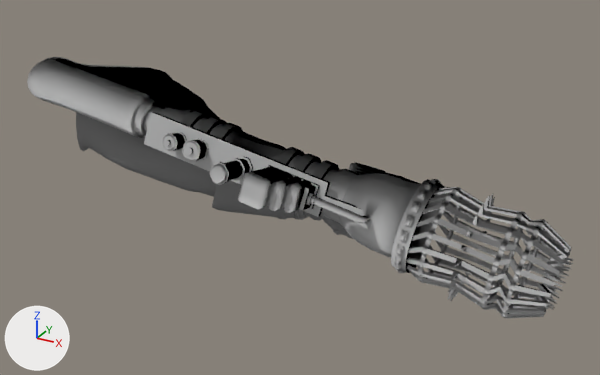
Before and after pictures for a commit that changed the FBX model Assets/Art/Animation/Weapons/GlandGunAnimations/GG_FireAnim.fbx.
Camera for both pictures: a 50 mm lens placed at (0.964, -0.556, 0.718), pointed at (0.199, 0.834, 0.022). Arrows for +X, +Y and +Z are at lower left; the lights stay in place. Where no turn or scale is listed for an object, it has been applied to the vertices.

Objects in the first picture: 'GlandGun', 'RIGHTARMMESH003'.
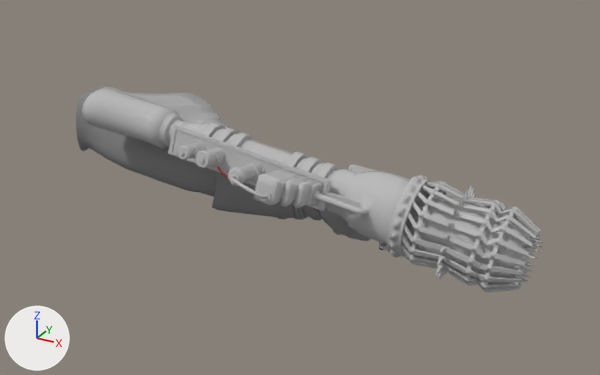
Boxes (x1, y1, x2, y2) around the edits, measured in the pictures (600 x 375 px):
'GlandGun', deleted: before (27, 57, 573, 318)
    faces in mat_material__52 (its picture is missing): (136, 98, 573, 318)
    faces in mat_material__50 (its picture is missing): (27, 57, 386, 179)
'CreatureWeapon', added: after (82, 87, 543, 292)
    faces in mat_material__62 (its picture is missing): (168, 125, 543, 292)
    faces in mat_material__50 (its picture is missing): (82, 87, 379, 208)
    faces in mat_material__52 (its picture is missing): (160, 113, 430, 256)
    faces in mat_material__60 (its picture is missing): (177, 142, 431, 258)
    faces in mat_material__61 (its picture is missing): (253, 169, 320, 208)
'GlobuleOrgan', added: after (406, 194, 531, 285)

The edits, one by one:
Material 'Material #54' (mat_material__54) is new.
Its base color is (0.5, 0.5, 0.5) (grey #bcbcbc).
Its roughness is 0.0.
Material 'Material #55' (mat_material__55) is new.
Its base color is (0.5, 0.5, 0.5) (grey #bcbcbc).
Its roughness is 0.0.
Material 'Material #57' (mat_material__57) is new.
Its base color is (0.719, 0.0426, 0.00851) (red #dc3a17).
Its roughness is 0.0.
Material 'Material #61' (mat_material__61) is new.
Its base color is (0.5, 0.5, 0.5) (grey #bcbcbc).
Its roughness is 0.0.
Material 'Material #60' (mat_material__60) is new.
Its base color is (0.5, 0.5, 0.5) (grey #bcbcbc).
Its roughness is 0.0.
Material 'Material #58' (mat_material__58) is new.
Its base color is (0.0213, 0.0729, 0.264) (blue #284c8c).
Its roughness is 0.0.
Material 'Material #62' (mat_material__62) is new.
Its base color is (0.5, 0.5, 0.5) (grey #bcbcbc).
Its roughness is 0.0.
Mesh me_mesh_001_1 is new.
It has 399 vertices, 399 faces and spans x -0.13..0.107, y -0.069..0.069, z -0.074..0.074.
It uses material mat_material__54 (its picture is missing).
Mesh me_mesh_1 is new.
It has 8801 vertices, 8958 faces and spans x -0.559..0.418, y -0.331..0.113, z -0.095..0.167.
It uses material mat_material__50 (its picture is missing).
It uses material mat_material__52 (its picture is missing).
It uses material mat_material__54 (its picture is missing).
It uses material mat_material__55 (its picture is missing).
It uses material mat_material__62 (its picture is missing).
It uses material mat_material__57 (red #dc3a17).
It uses material mat_material__58 (blue #284c8c).
It uses material mat_material__60 (its picture is missing).
It uses material mat_material__61 (its picture is missing).
Object 'GlandGun' (ob_glandgun) is deleted.
Object 'GlobuleOrgan' (ob_globuleorgan) is new; it shows me_mesh_001_1.
Its location is (0.582, 0.787, 0.018).
Object 'CreatureWeapon' (ob_creatureweapon) is new; it shows me_mesh_1.
Its location is (0.289, 0.928, 0.025).
